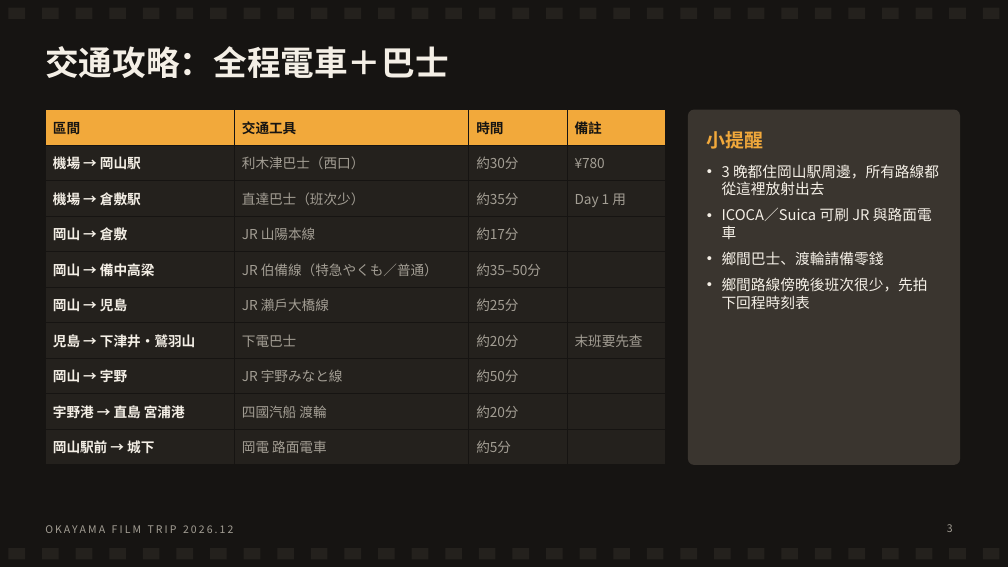
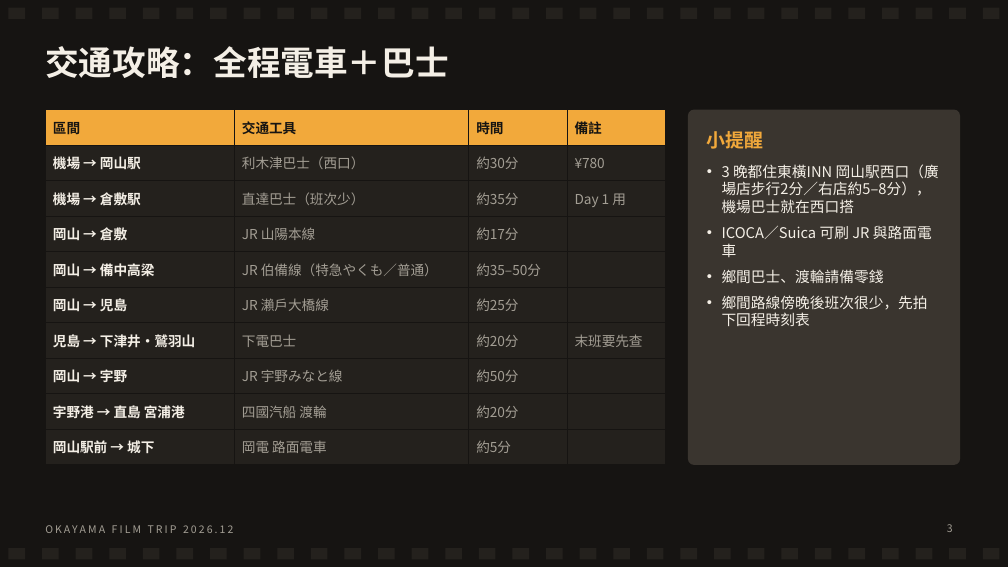
Before and after one commit to leoimpact999/djokovic-vs-sinner-analysis, a slide deck: slide 3 of 岡山4天3夜_底片獵景之旅.pptx. Drawn at 1008x567 pixels with LibreOffice and Linux fonts; fonts in the diff are those of the drawing. Boxes give left, top, right and bottom in pixels: in the first picture for what was removed or moved away, otherwise in the second. Text is boxed around its words. In the diff, an @@ line names an element or a change of style, - is before the commit and + after.

```diff
--- a/岡山4天3夜_底片獵景之旅.pptx
+++ b/岡山4天3夜_底片獵景之旅.pptx
@@ text at <box>722,164,939,213</box>: text changed @@
-• 3 晚都住岡山駅周邊，所有路線都從這裡放射出去
+• 3 晚都住東橫INN 岡山駅西口（廣場店步行2分／右店約5–8分），機場巴士就在西口搭
```
Also in this commit, not shown: 2 other slides changed.
